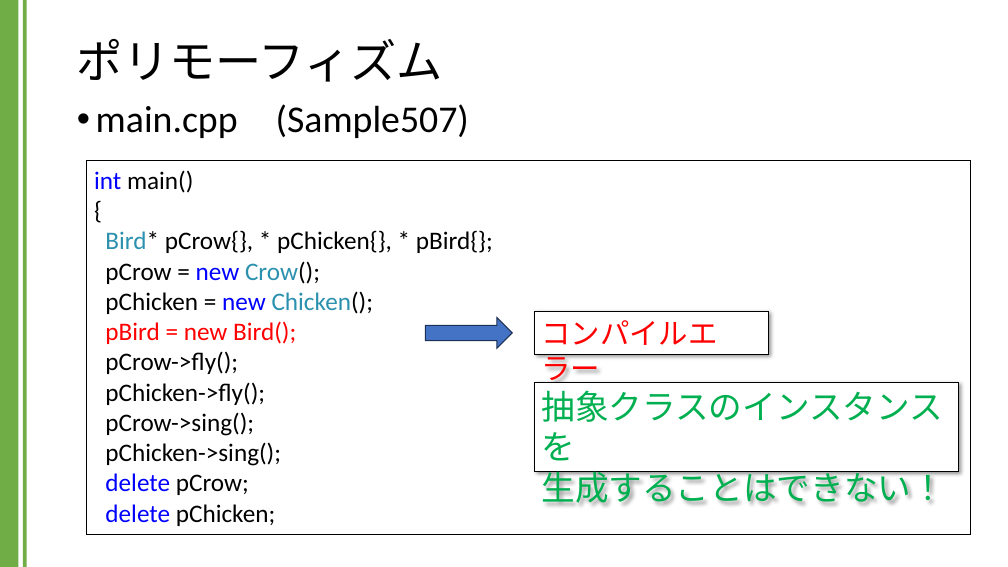
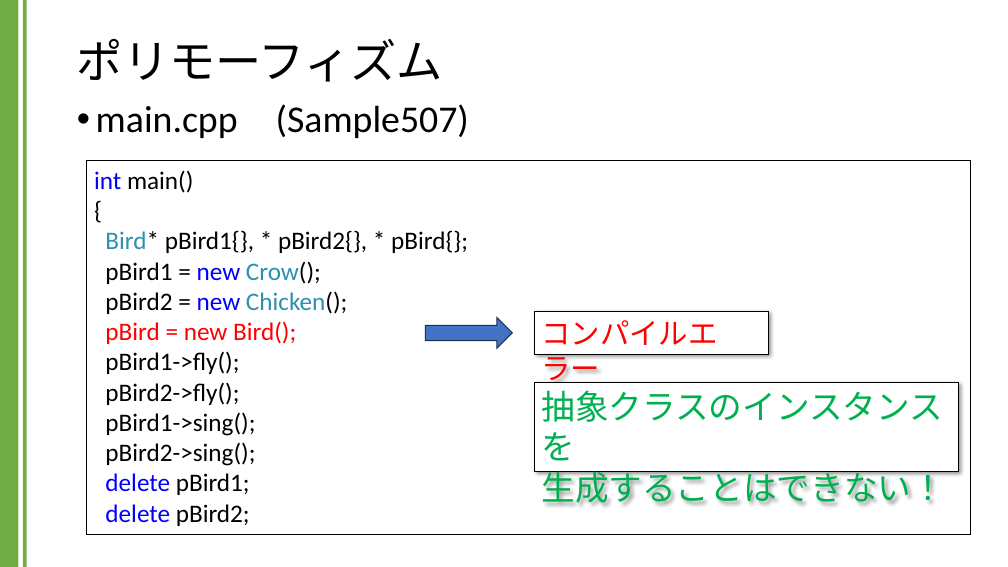
Before and after one commit to kic-murata/cpp2024, a slide deck: slide 40 of 授業資料/講義資料：継承とポリモーフィズム.pptx. Drawn at 1008x567 pixels with LibreOffice and Linux fonts; fonts in the diff are those of the drawing. Boxes give left, top, right and bottom in pixels: in the first picture for what was removed or moved away, otherwise in the second. Text is boxed around its words. In the diff, an @@ line names an element or a change of style, - is before the commit and + after.

```diff
--- a/授業資料/講義資料：継承とポリモーフィズム.pptx
+++ b/授業資料/講義資料：継承とポリモーフィズム.pptx
@@ text in rectangle at (105,230,468,314): text changed @@
-Bird* pCrow{}, * pChicken{}, * pBird{};
-pCrow = new Crow();
-pChicken = new Chicken();
+Bird* pBird1{}, * pBird2{}, * pBird{};
+pBird1 = new Crow();
+pBird2 = new Chicken();
@@ text in rectangle at (105,351,255,526): text changed @@
-pCrow->fly();
-pChicken->fly();
-pCrow->sing();
-pChicken->sing();
-delete pCrow;
-delete pChicken;
+pBird1->fly();
+pBird2->fly();
+pBird1->sing();
+pBird2->sing();
+delete pBird1;
+delete pBird2;
```
Also in this commit, not shown: 3 other slides changed, 8 other files.
